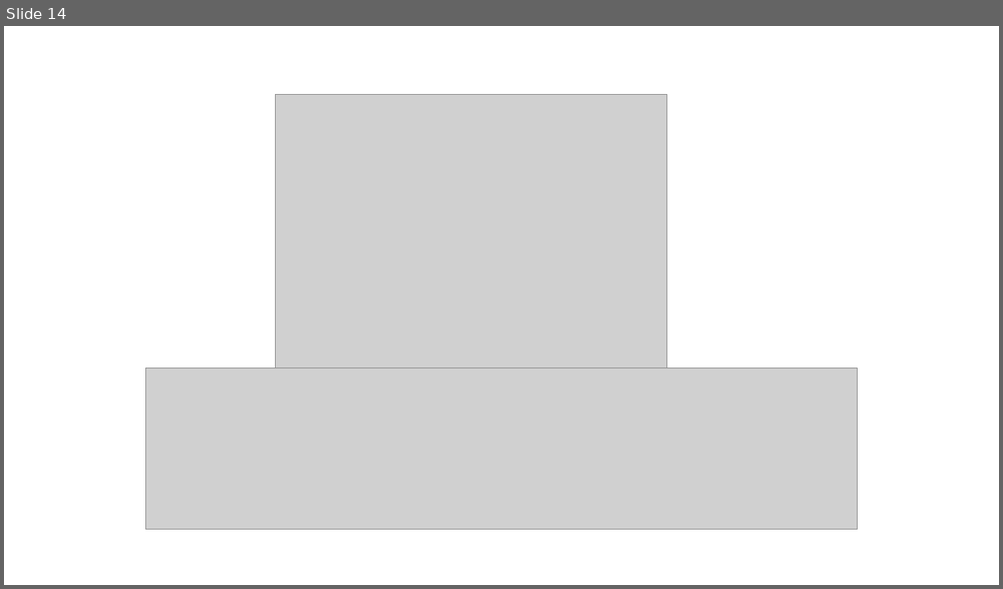
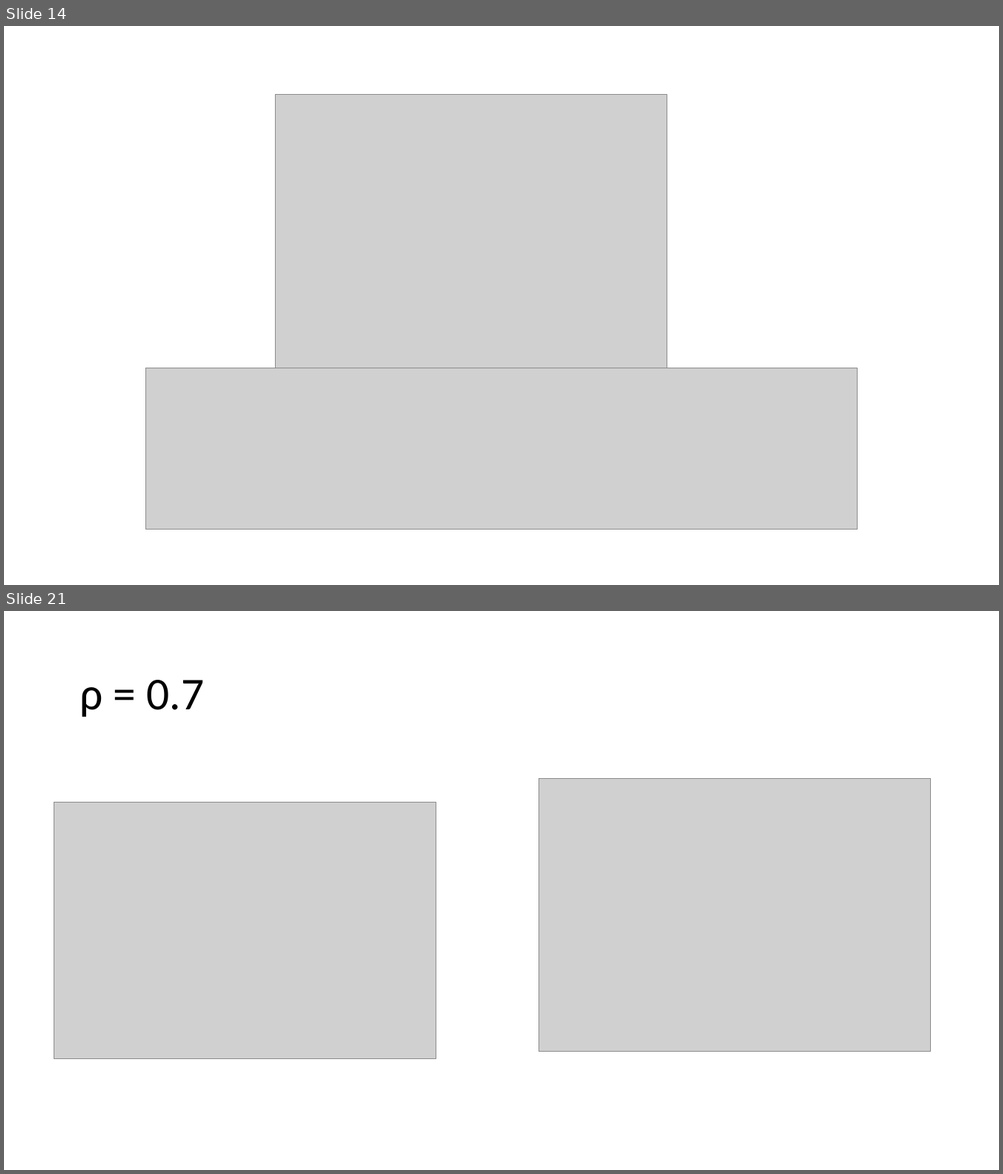
Before and after one commit to reza-sf9/FOOOF, a slide deck: Report/rep_11_4_21.pptx. Shown one above the other, each under a label of ours: slide 14 before the commit, slides 14 and 21 after it; the slides between them are not shown. The pictures are 1003x589 and 1003x1174 pixels, drawn with LibreOffice and Linux fonts; fonts in the diff are those of the drawing; grey boxes stand for pictures. Boxes give left, top, right and bottom in pixels: in the first picture for what was removed or moved away, otherwise in the second. Text is boxed around its words. In the diff, an @@ line names an element or a change of style, - is before the commit and + after.

```diff
--- a/Report/rep_11_4_21.pptx
+++ b/Report/rep_11_4_21.pptx
@@ slide 21 added at (4, 611, 999, 1170), background #FFFFFF @@
@@ title added at (79, 680, 204, 717), 44 pt, text #000000 @@
+ρ = 0.7
@@ picture added at (539, 778, 930, 1052) @@
@@ picture added at (54, 803, 435, 1059) @@
```
Also in this commit, not shown: 5 slides changed, 13 other slides added, 1 slide removed, 3 other files.
